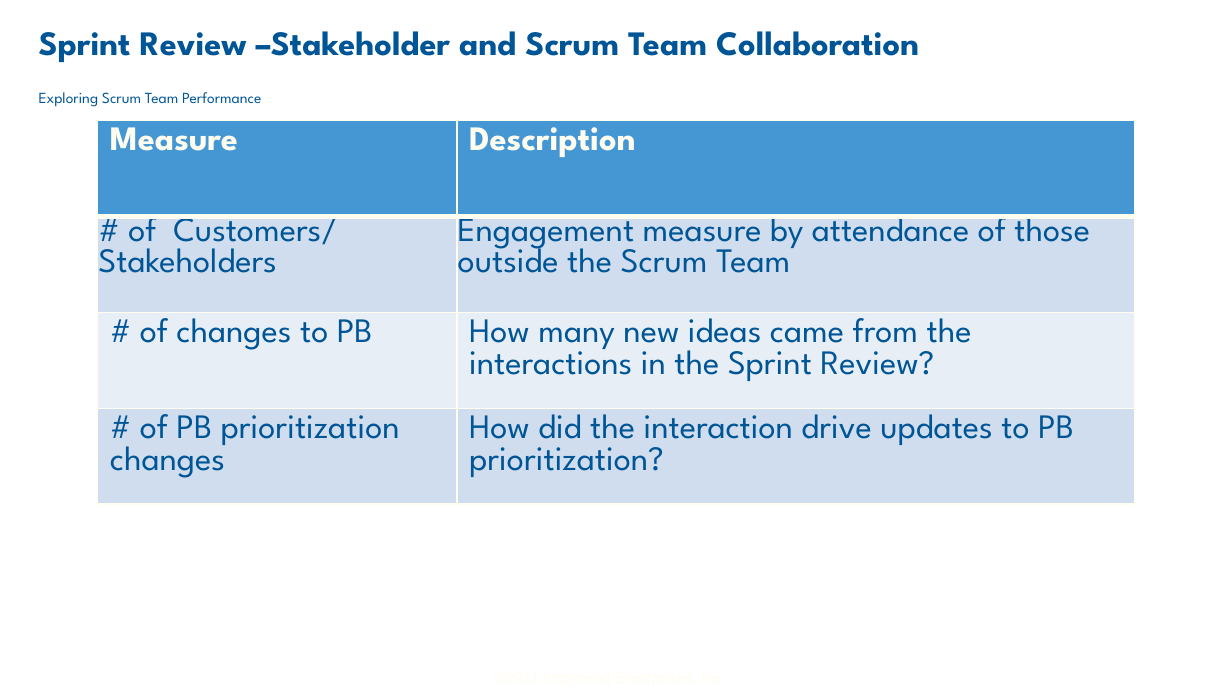
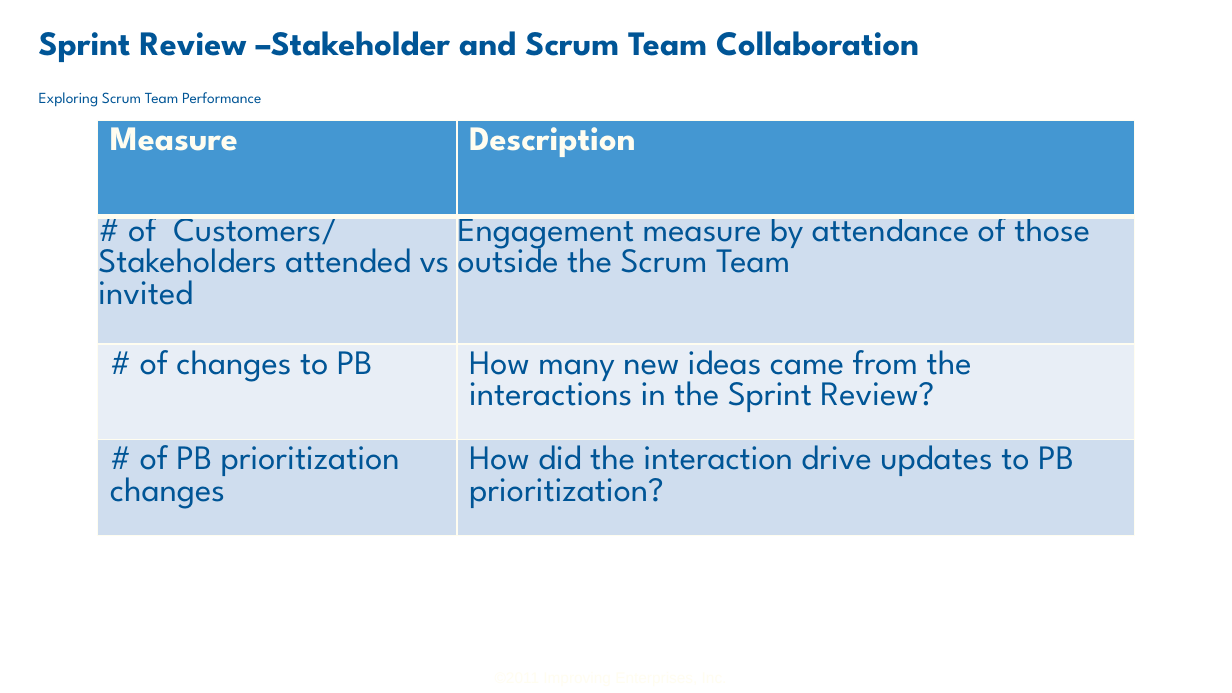
Before and after one commit to blakemcmillan/exploring-scrum-team-performance, a slide deck: slide 18 of Exploring Scrum Team Performance.pptx. Drawn at 1232x693 pixels with LibreOffice and Linux fonts; fonts in the diff are those of the drawing; background and template pictures are left out. Boxes give left, top, right and bottom in pixels: in the first picture for what was removed or moved away, otherwise in the second. Text is boxed around its words. In the diff, an @@ line names an element or a change of style, - is before the commit and + after.

```diff
--- a/Exploring Scrum Team Performance.pptx
+++ b/Exploring Scrum Team Performance.pptx
@@ table at [97, 121, 1135, 574] @@
-row 2, column 1: # of Customers/ / Stakeholders
+row 2, column 1: # of Customers/ / Stakeholders attended vs invited
```
